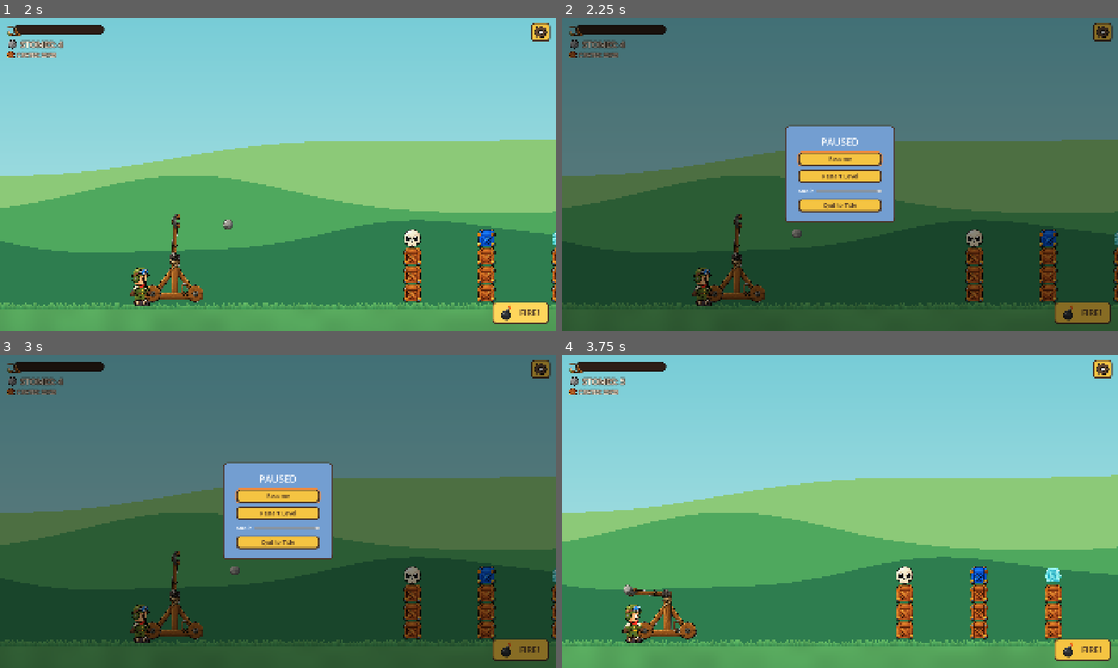
Above: before the commit, frames 1-4 (two rows, left to right).
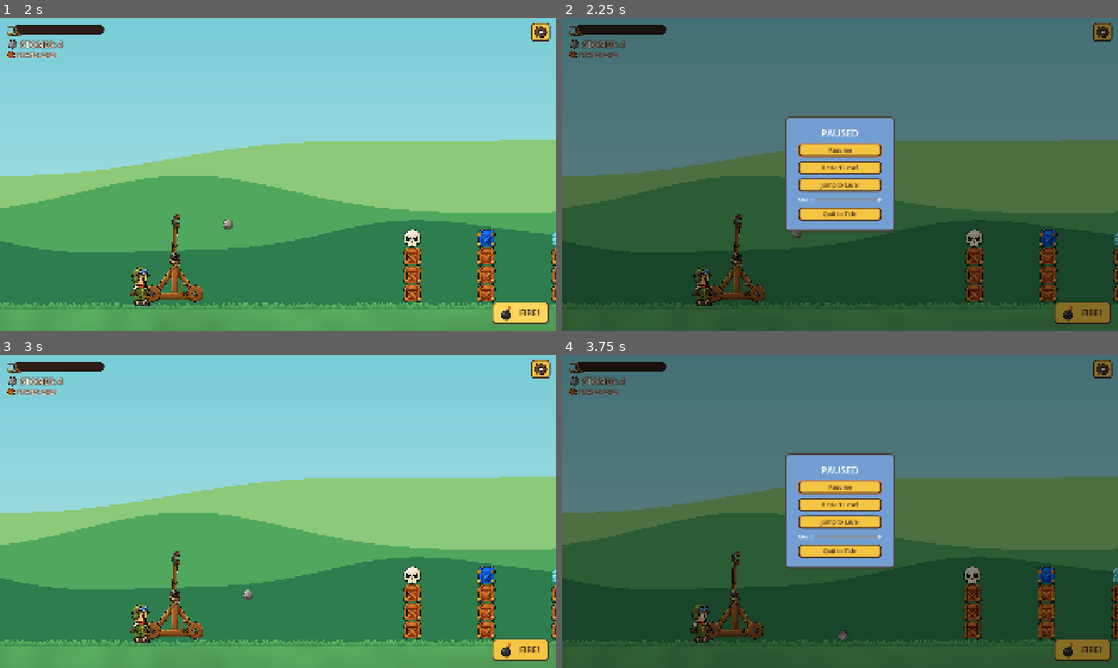
Above: after the commit, the same moments.

Repository: hazlema/kingdom-crumble
Game: Godot game, scene res://scenes/main_menu.tscn
Same seed, same stepped clock (60 frames per second), same inputs: the game is played once before the commit and once after it.
Inputs (mouse positions are in pixels of both pictures, inside the frame that each line leads up to; where the layout moved, square brackets give the same spot in the first picture):
- Up to frame 1 (2 s): click "🌿 Chill" at 0.5 s; click "FIRE!" at 1.25 s
- Up to frame 2 (2.25 s): click (1101, 33) at 2 s
- Up to frame 3 (3 s): click (278, 520) at 2.75 s, where only the run after the commit has a clickable "Jump to Level"
- Up to frame 4 (3.75 s): click (1101, 370) [840, 514] at 3.5 s

Frame 1 is identical in both runs. In frame 2, 4.6% of the frame differs, in the area x 40-60%, y 31-69%; in frame 3, 99%; in frame 4, 99%, in the area x 0-100%, y 0-100%.

Commit message:
feat: progression entry points — L keybind, pause Jump to Level, tier buttons resume frontier
Co-Authored-By: Claude Fable 5 <noreply@anthropic.com>

Diff:
--- a/scenes/pause_menu.tscn
+++ b/scenes/pause_menu.tscn
@@ -48,6 +48,11 @@
 theme_override_font_sizes/font_size = 20
 text = "Back to Editor"
 
+[node name="JumpLevels" type="Button" parent="Center/Panel/Margin/Items"]
+unique_name_in_owner = true
+theme_override_font_sizes/font_size = 20
+text = "Jump to Level"
+
 [node name="MusicRow" type="HBoxContainer" parent="Center/Panel/Margin/Items"]
 theme_override_constants/separation = 12
 
--- a/src/settings/game_input.gd
+++ b/src/settings/game_input.gd
@@ -8,6 +8,7 @@
 	"scout_left": [KEY_COMMA, KEY_Q],
 	"scout_right": [KEY_PERIOD, KEY_E],
 	"menu": [KEY_ESCAPE],
+	"jump_levels": [KEY_L],
 	"check": [KEY_H],
 	"backdrop_toggle": [KEY_B],
 }
--- a/src/ui/main_menu.gd
+++ b/src/ui/main_menu.gd
@@ -10,6 +10,9 @@
 
 func _start(tier: String) -> void:
 	Settings.load_tier(tier)
+	var chain := LevelChain.entries()
+	if not chain.is_empty():
+		Level.next_layout_path = chain[LevelChain.frontier(chain, tier)]["path"]
 	get_tree().change_scene_to_file("res://scenes/level.tscn")
 
 func _quit() -> void:
--- a/src/ui/pause_menu.gd
+++ b/src/ui/pause_menu.gd
@@ -10,6 +10,7 @@
 signal restart_requested
 signal quit_requested
 signal back_to_editor_requested
+signal jump_levels_requested
 
 @onready var _resume: Button = %Resume
 @onready var _restart: Button = %RestartLevel
@@ -29,9 +30,11 @@
 	_music_slider.value_changed.connect(Music.set_volume_linear)
 	%BackToEditor.visible = false
 	%BackToEditor.pressed.connect(func(): close(); back_to_editor_requested.emit())
+	%JumpLevels.pressed.connect(func(): close(); jump_levels_requested.emit())
 
 func set_editor_mode(on: bool) -> void:
 	%BackToEditor.visible = on
+	%JumpLevels.visible = not on  # no chain inside the editor sandbox
 
 func _unhandled_input(event: InputEvent) -> void:
 	if event.is_action_pressed("menu"):
--- a/tests/unit/test_game_input.gd
+++ b/tests/unit/test_game_input.gd
@@ -9,3 +9,7 @@
 	GameInput.ensure_actions()
 	GameInput.ensure_actions()
 	assert_true(InputMap.has_action("fire"))
+
+func test_jump_levels_action_registered() -> void:
+	GameInput.ensure_actions()
+	assert_true(InputMap.has_action("jump_levels"))
